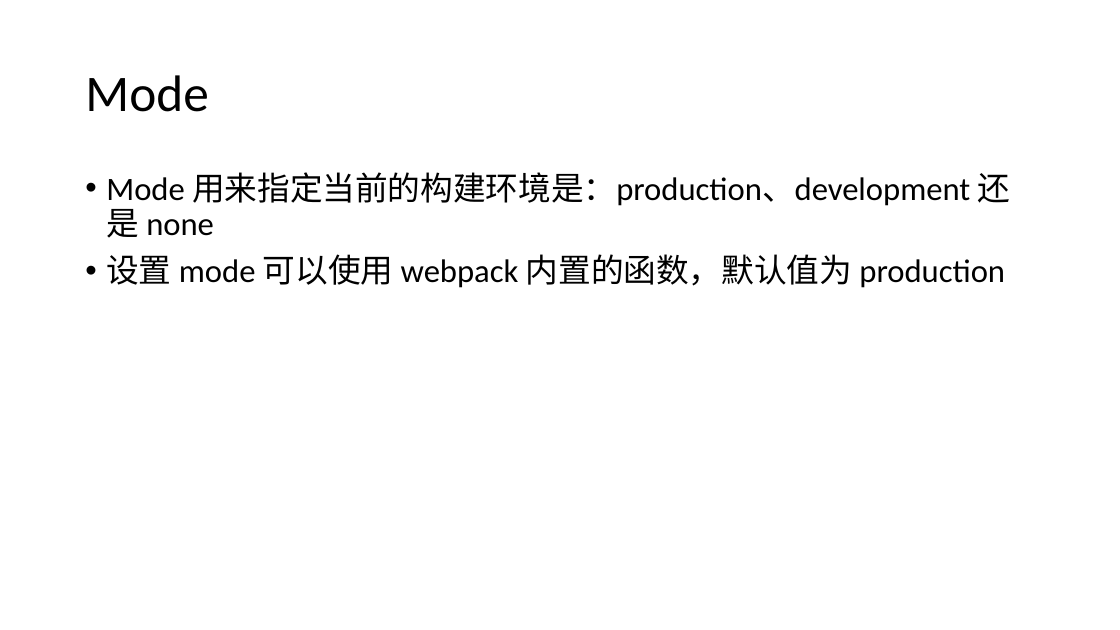
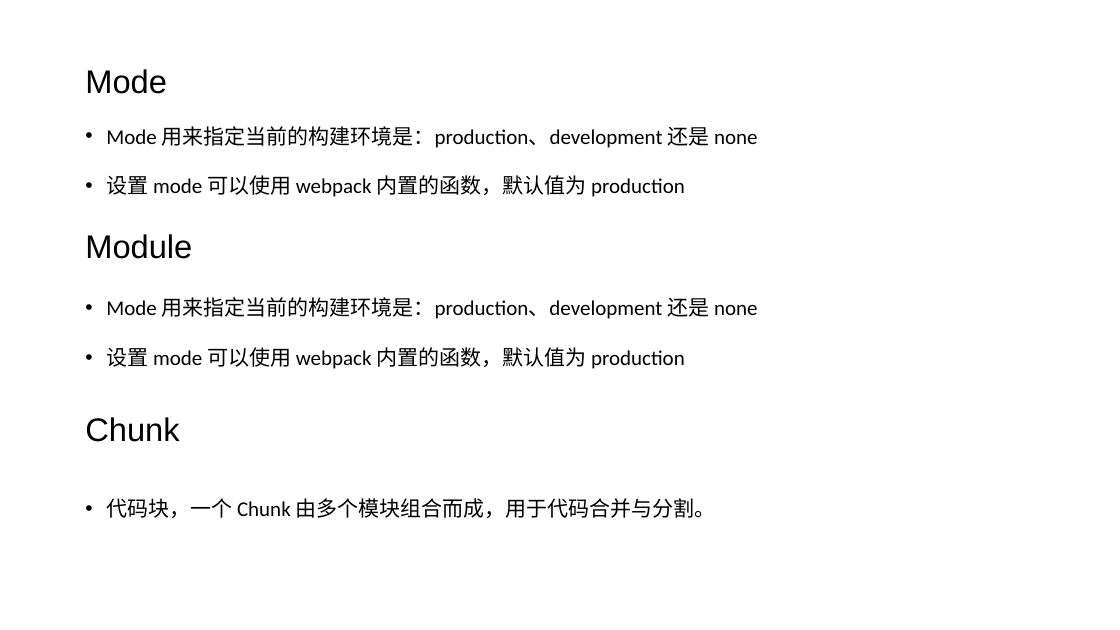
Before and after one commit to SmartWuJun/Demo, a slide deck: slide 10 of webpack.pptx (slide 9 before the commit). Drawn at 1120x630 pixels with LibreOffice and Linux fonts; fonts in the diff are those of the drawing. Boxes give left, top, right and bottom in pixels: in the first picture for what was removed or moved away, otherwise in the second. Text is boxed around its words. In the diff, an @@ line names an element or a change of style, - is before the commit and + after.

```diff
--- a/webpack.pptx
+++ b/webpack.pptx
@@ title "Mode" at [85, 69, 167, 94]: size 44 to 28 pt, font Calibri to Arial @@
@@ text "Mode ⽤来指定当前的构建环境是：production、development 还是 none": place and size @@
-text "Mode ⽤来指定当前的构建环境是：production、development 还是 none" at [106, 172, 1011, 288]
+text "Mode ⽤来指定当前的构建环境是：production、development 还是 none" at [106, 126, 758, 197]
@@ text "Mode ⽤来指定当前的构建环境是：production、development 还是 none" at [106, 126, 758, 197]: size 28 to 18 pt; line spacing 0.9 to 1.5 @@
@@ text added at [85, 234, 192, 259], 28 pt, text #000000 @@
+Module
@@ text added at [106, 297, 758, 369], 18 pt, text #000000 @@
+• Mode ⽤来指定当前的构建环境是：production、development 还是 none
+• 设置 mode 可以使⽤ webpack 内置的函数，默认值为 production
@@ text added at [85, 417, 179, 442], 28 pt, text #000000 @@
+Chunk
@@ text added at [106, 498, 716, 518], 18 pt, text #000000 @@
+• 代码块，一个 Chunk 由多个模块组合而成，用于代码合并与分割。
```
Also in this commit, not shown: 9 other slides changed, 6 slides added, 2 slides removed, 7 other files.
